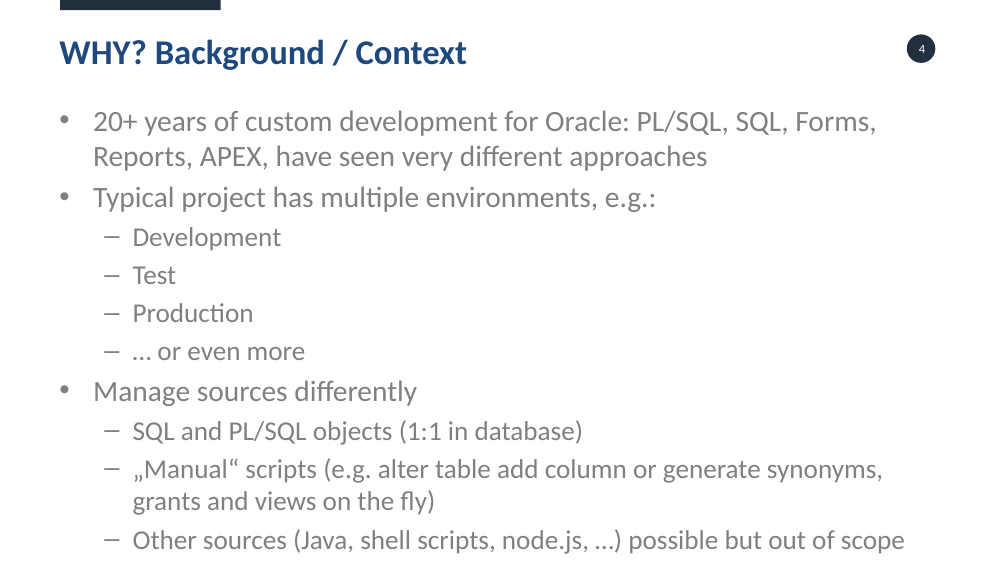
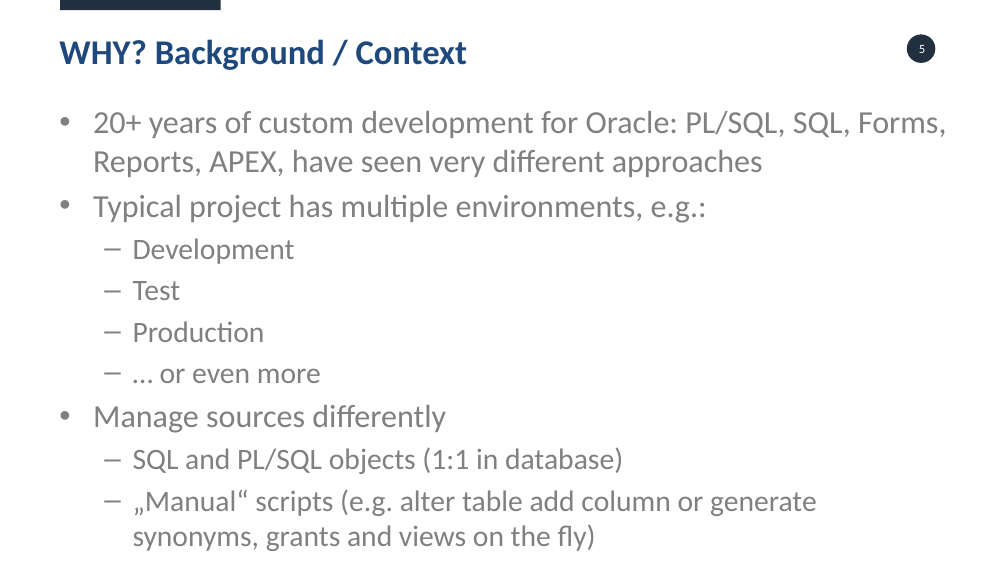
Before and after one commit to daust/opal-tools, a slide deck: slide 5 of src/doc/OPAL Tools.pptx (slide 4 before the commit). Drawn at 1008x567 pixels with LibreOffice and Linux fonts; fonts in the diff are those of the drawing. Boxes give left, top, right and bottom in pixels: in the first picture for what was removed or moved away, otherwise in the second. Text is boxed around its words. In the diff, an @@ line names an element or a change of style, - is before the commit and + after.

```diff
--- a/src/doc/OPAL Tools.pptx
+++ b/src/doc/OPAL Tools.pptx
@@ page number at box(919, 45, 925, 53): text changed @@
-4
+5
@@ text "20+ years of custom development ..." at box(93, 111, 946, 551): size 56.1 to 61 pt in "20+ years of custom development for Oracle: ...", "Typical project has multiple environments, e.g.:", "Manage sources differently"; size 51.9 to 56.4 pt in "Development", "Test", "Production", "… or even more" and 2 more places @@
@@ text at box(133, 529, 905, 554): paragraph removed @@
-  – Other sources (Java, shell scripts, node.js, …) possible but out of scope
```
Also in this commit, not shown: 6 other slides changed, 2 slides added, 24 other files.
